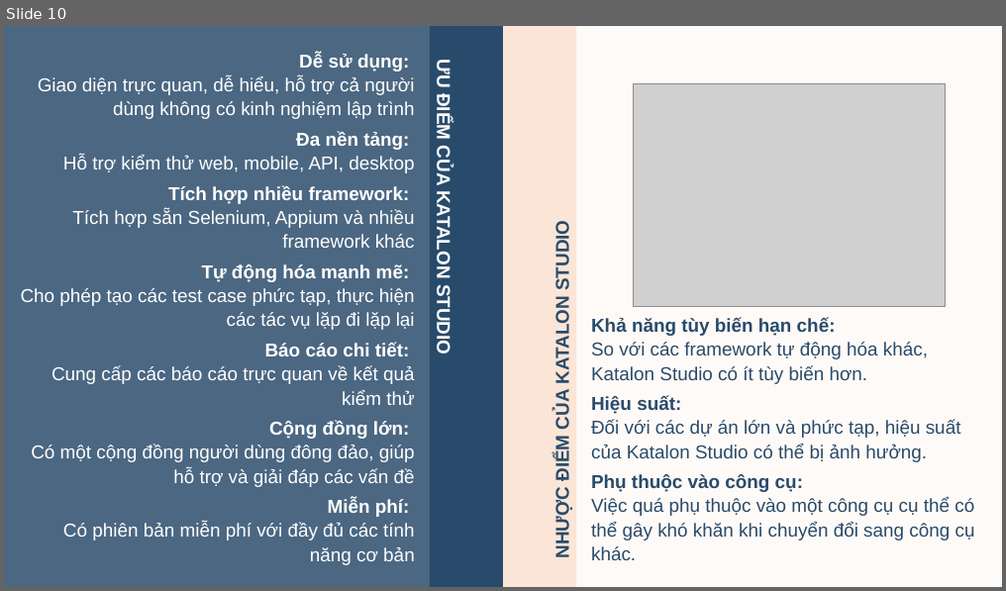
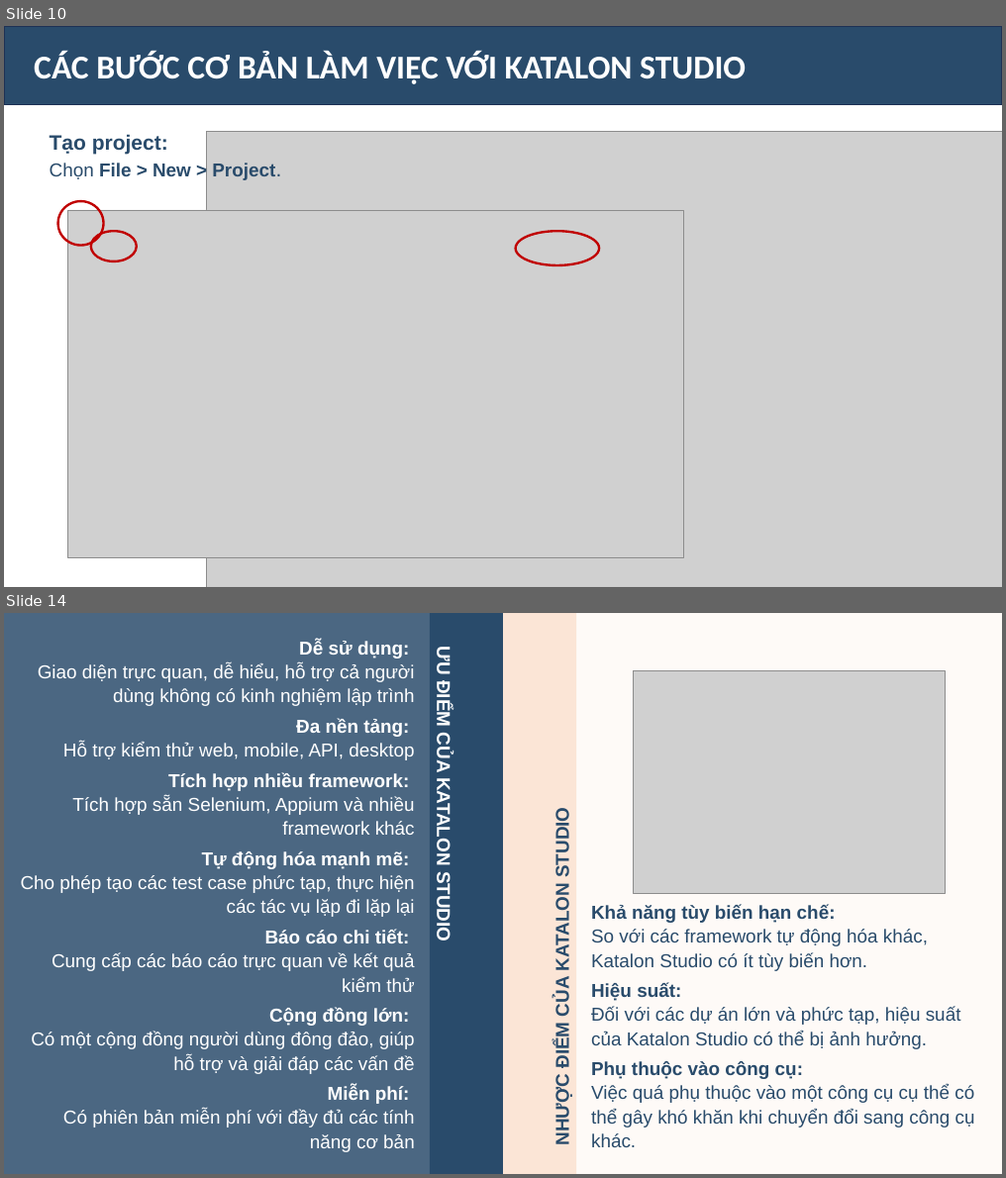
Before and after one commit to Oanh1503-git/DoAnKiemThu, a slide deck: THTH_slide.pptx. Shown one above the other, each under a label of ours: slide 10 before the commit, slides 10 and 14 after it; the slides between them are not shown. The pictures are 1006x591 and 1006x1178 pixels, drawn with LibreOffice and Linux fonts; fonts in the diff are those of the drawing; grey boxes stand for pictures. Boxes give left, top, right and bottom in pixels: in the first picture for what was removed or moved away, otherwise in the second. Text is boxed around its words. In the diff, an @@ line names an element or a change of style, - is before the commit and + after.

```diff
--- a/THTH_slide.pptx
+++ b/THTH_slide.pptx
@@ slide 10 added at <box>4,26,1002,587</box>, background #FFFFFF @@
@@ rectangle added at <box>4,26,1002,104</box>, fill #00294F at 84% opacity, outline #1E3256 1 pt, 32 pt, text #FFFFFF, bold @@
+CÁC BƯỚC CƠ BẢN LÀM VIỆC VỚI KATALON STUDIO
@@ text added at <box>50,134,275,180</box>, 18 pt, text #294B6B, bold @@
+Tạo project:
+Chọn File > New > Project.
@@ picture added at <box>207,132,1002,587</box> @@
@@ ellipse added at <box>57,201,104,246</box>, outline #C00000 2.25 pt @@
@@ picture added at <box>68,210,684,559</box> @@
@@ ellipse added at <box>91,231,137,262</box>, outline #C00000 2.25 pt @@
@@ ellipse added at <box>515,231,599,266</box>, outline #C00000 2.25 pt @@
@@ what was slide 10 is now slide 14 @@
```
Also in this commit, not shown: 5 slides changed, 4 other slides added, 1 slide removed.
